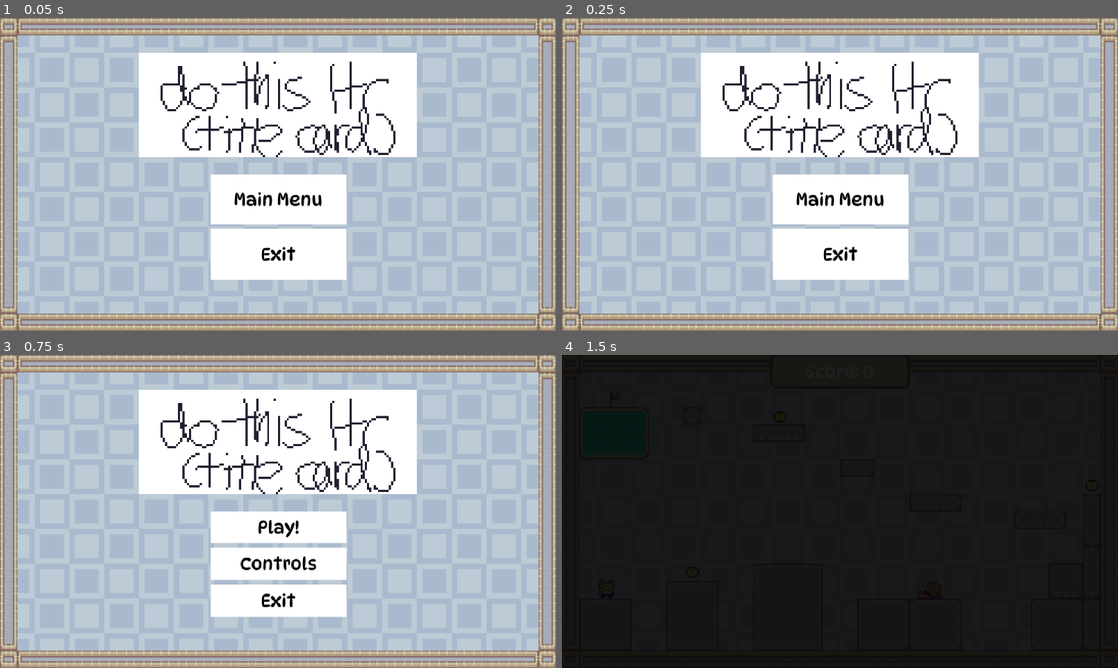
Above: before the commit, frames 1-4 (two rows, left to right).
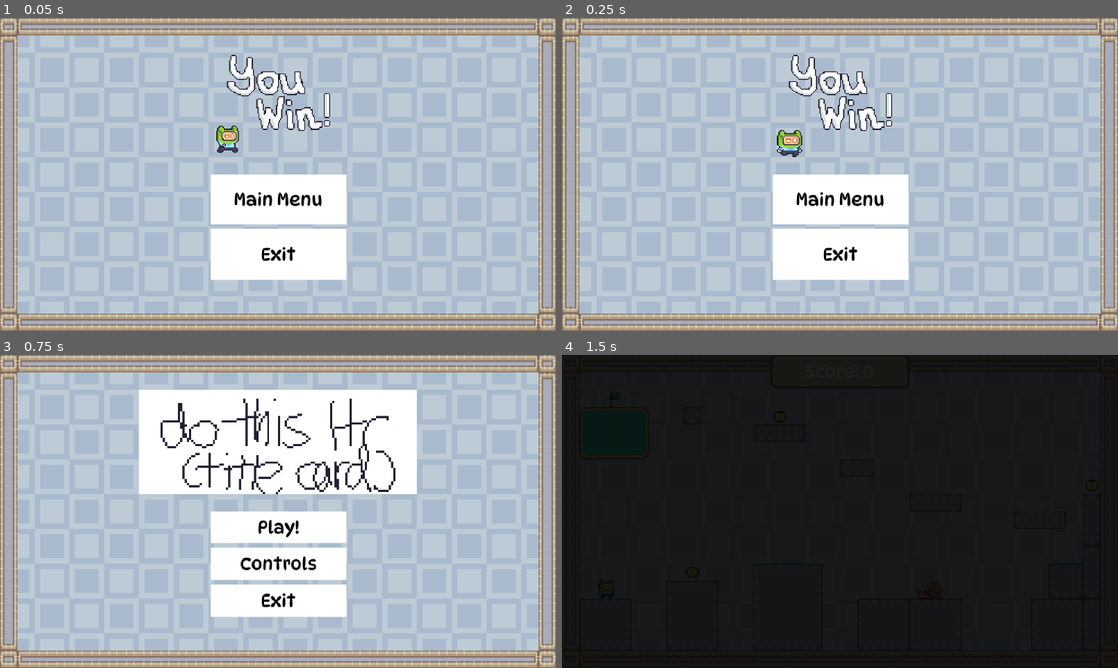
Above: after the commit, the same moments.

Repository: PokeGlitched/TheOutsideWorld
Game: Godot game, scene res://scenes/win.tscn
The game is run twice, just before and just after one commit, with the same random seed, the same clock (stepped at 60 frames per second) and the same inputs. This scene is started directly instead of the project's main scene.
Inputs:
- Up to frame 1 (0.05 s): no input
- Up to frame 2 (0.25 s): no input
- Up to frame 3 (0.75 s): click "Main Menu" at 0.5 s
- Up to frame 4 (1.5 s): click "Play!" at 1.25 s

The runs differ from the first frame. In frame 1, 16% of the frame differs, in the area x 25-75%, y 11-45%; in frame 2, 16%; in frame 3, nothing differs; in frame 4, nothing differs.

Commit message:
you win animated sprite + renamed some files

Diff:
--- a/scenes/mainmenu.tscn
+++ b/scenes/mainmenu.tscn
@@ -1,10 +1,11 @@
 [gd_scene format=3 uid="uid://cq3knir2njs6y"]
 
 [ext_resource type="Script" uid="uid://30cu8hw4ilrg" path="res://scripts/mainmenu.gd" id="1_3vvtq"]
-[ext_resource type="StyleBox" uid="uid://bpvpotjtw3p8x" path="res://assets/images/mainmenustuff/new_style_box_texture.tres" id="1_r3g3c"]
+[ext_resource type="StyleBox" uid="uid://bpvpotjtw3p8x" path="res://assets/images/mainmenustuff/bgtexture.tres" id="1_r3g3c"]
 [ext_resource type="Texture2D" uid="uid://c50hvyygpmrer" path="res://assets/images/mainmenustuff/placeholder.png" id="3_3vvtq"]
-[ext_resource type="Texture2D" uid="uid://bnhm4b6s8qprk" path="res://assets/images/mainmenustuff/mmborder_theoutsideworld.png" id="3_s5g8n"]
+[ext_resource type="Texture2D" uid="uid://bnhm4b6s8qprk" path="res://assets/images/mainmenustuff/mainmenuborder.png" id="3_s5g8n"]
 [ext_resource type="FontFile" uid="uid://c7fbp2fltylha" path="res://assets/fonts/DynaPuff-VariableFont_wdth,wght.ttf" id="4_s5g8n"]
+[ext_resource type="AudioStream" uid="uid://dvwm4xha1rki0" path="res://assets/sound/music.ogg" id="6_7yvfd"]
 
 [sub_resource type="StyleBoxFlat" id="StyleBoxFlat_r3g3c"]
 bg_color = Color(1, 1, 1, 1)
@@ -127,6 +128,13 @@
 grow_vertical = 2
 texture = ExtResource("3_3vvtq")
 
+[node name="Music" type="AudioStreamPlayer2D" parent="." unique_id=28117963]
+stream = ExtResource("6_7yvfd")
+volume_db = -15.0
+pitch_scale = 2.0
+autoplay = true
+max_distance = 4096.0
+
 [connection signal="pressed" from="VBoxContainer/start" to="." method="_on_start_pressed"]
 [connection signal="pressed" from="VBoxContainer/controls" to="." method="_on_controls_pressed"]
 [connection signal="pressed" from="VBoxContainer/exit" to="." method="_on_exit_pressed"]
--- a/scenes/win.tscn
+++ b/scenes/win.tscn
@@ -1,10 +1,11 @@
 [gd_scene format=3 uid="uid://dnc3bpoeh1r4h"]
 
 [ext_resource type="Script" uid="uid://pkiah2hthlkr" path="res://scripts/win.gd" id="1_tylv2"]
-[ext_resource type="StyleBox" uid="uid://bpvpotjtw3p8x" path="res://assets/images/mainmenustuff/new_style_box_texture.tres" id="2_5vxan"]
-[ext_resource type="Texture2D" uid="uid://bnhm4b6s8qprk" path="res://assets/images/mainmenustuff/mmborder_theoutsideworld.png" id="3_4826q"]
+[ext_resource type="StyleBox" uid="uid://bpvpotjtw3p8x" path="res://assets/images/mainmenustuff/bgtexture.tres" id="2_5vxan"]
+[ext_resource type="Texture2D" uid="uid://bnhm4b6s8qprk" path="res://assets/images/mainmenustuff/mainmenuborder.png" id="3_4826q"]
 [ext_resource type="FontFile" uid="uid://c7fbp2fltylha" path="res://assets/fonts/DynaPuff-VariableFont_wdth,wght.ttf" id="4_tylv2"]
-[ext_resource type="Texture2D" uid="uid://c50hvyygpmrer" path="res://assets/images/mainmenustuff/placeholder.png" id="5_d70ak"]
+[ext_resource type="Texture2D" uid="uid://b5ykjfiea2ifi" path="res://assets/images/mainmenustuff/youwinspritesheet.png" id="5_tylv2"]
+[ext_resource type="AudioStream" uid="uid://dvwm4xha1rki0" path="res://assets/sound/music.ogg" id="6_5vxan"]
 
 [sub_resource type="StyleBoxFlat" id="StyleBoxFlat_woh6y"]
 bg_color = Color(1, 1, 1, 1)
@@ -16,6 +17,98 @@
 bg_color = Color(0.7529412, 0.7529412, 0.7529412, 1)
 
 [sub_resource type="StyleBoxEmpty" id="StyleBoxEmpty_ir6vj"]
+
+[sub_resource type="AtlasTexture" id="AtlasTexture_5vxan"]
+atlas = ExtResource("5_tylv2")
+region = Rect2(0, 0, 128, 96)
+
+[sub_resource type="AtlasTexture" id="AtlasTexture_4826q"]
+atlas = ExtResource("5_tylv2")
+region = Rect2(128, 0, 128, 96)
+
+[sub_resource type="AtlasTexture" id="AtlasTexture_531e2"]
+atlas = ExtResource("5_tylv2")
+region = Rect2(256, 0, 128, 96)
+
+[sub_resource type="AtlasTexture" id="AtlasTexture_d70ak"]
+atlas = ExtResource("5_tylv2")
+region = Rect2(0, 96, 128, 96)
+
+[sub_resource type="AtlasTexture" id="AtlasTexture_woh6y"]
+atlas = ExtResource("5_tylv2")
+region = Rect2(128, 96, 128, 96)
+
+[sub_resource type="AtlasTexture" id="AtlasTexture_rx2gv"]
+atlas = ExtResource("5_tylv2")
+region = Rect2(256, 96, 128, 96)
+
+[sub_resource type="AtlasTexture" id="AtlasTexture_doh3d"]
+atlas = ExtResource("5_tylv2")
+region = Rect2(0, 192, 128, 96)
+
+[sub_resource type="AtlasTexture" id="AtlasTexture_ir6vj"]
+atlas = ExtResource("5_tylv2")
+region = Rect2(128, 192, 128, 96)
+
+[sub_resource type="AtlasTexture" id="AtlasTexture_5dn2x"]
+atlas = ExtResource("5_tylv2")
+region = Rect2(256, 192, 128, 96)
+
+[sub_resource type="AtlasTexture" id="AtlasTexture_inwc4"]
+atlas = ExtResource("5_tylv2")
+region = Rect2(0, 288, 128, 96)
+
+[sub_resource type="AtlasTexture" id="AtlasTexture_dprdm"]
+atlas = ExtResource("5_tylv2")
+region = Rect2(128, 288, 128, 96)
+
+[sub_resource type="AtlasTexture" id="AtlasTexture_1sfkf"]
+atlas = ExtResource("5_tylv2")
+region = Rect2(256, 288, 128, 96)
+
+[sub_resource type="SpriteFrames" id="SpriteFrames_3wllo"]
+animations = [{
+"frames": [{
+"duration": 1.0,
+"texture": SubResource("AtlasTexture_5vxan")
+}, {
+"duration": 1.0,
+"texture": SubResource("AtlasTexture_4826q")
+}, {
+"duration": 1.0,
+"texture": SubResource("AtlasTexture_531e2")
+}, {
+"duration": 1.0,
+"texture": SubResource("AtlasTexture_d70ak")
+}, {
+"duration": 1.0,
+"texture": SubResource("AtlasTexture_woh6y")
+}, {
+"duration": 1.0,
+"texture": SubResource("AtlasTexture_rx2gv")
+}, {
+"duration": 1.0,
+"texture": SubResource("AtlasTexture_doh3d")
+}, {
+"duration": 1.0,
+"texture": SubResource("AtlasTexture_ir6vj")
+}, {
+"duration": 1.0,
+"texture": SubResource("AtlasTexture_5dn2x")
+}, {
+"duration": 1.0,
+"texture": SubResource("AtlasTexture_inwc4")
+}, {
+"duration": 1.0,
+"texture": SubResource("AtlasTexture_dprdm")
+}, {
+"duration": 1.0,
+"texture": SubResource("AtlasTexture_1sfkf")
+}],
+"loop": 1,
+"name": &"default",
+"speed": 20.0
+}]
 
 [node name="Win" type="Control" unique_id=303680131]
 layout_mode = 3
@@ -94,20 +187,18 @@
 theme_override_styles/focus = SubResource("StyleBoxEmpty_ir6vj")
 text = "Exit"
 
-[node name="TextureRect" type="TextureRect" parent="." unique_id=597630226]
-layout_mode = 1
-anchors_preset = -1
-anchor_left = 0.5
-anchor_top = 0.44500002
-anchor_right = 0.5
-anchor_bottom = 0.44500002
-offset_left = -128.0
-offset_top = -96.16
-offset_right = 128.0
-offset_bottom = -0.16000366
-grow_horizontal = 2
-grow_vertical = 2
-texture = ExtResource("5_d70ak")
+[node name="AnimatedSprite2D" type="AnimatedSprite2D" parent="." unique_id=842375343]
+position = Vector2(257, 80)
+sprite_frames = SubResource("SpriteFrames_3wllo")
+autoplay = "default"
+frame_progress = 0.57773304
+
+[node name="Music" type="AudioStreamPlayer2D" parent="." unique_id=1353650704]
+stream = ExtResource("6_5vxan")
+volume_db = -15.0
+pitch_scale = 2.0
+autoplay = true
+max_distance = 4096.0
 
 [connection signal="pressed" from="VBoxContainer/mm" to="." method="_on_mm_pressed"]
 [connection signal="pressed" from="VBoxContainer/exit" to="." method="_on_exit_pressed"]
Binary file added: assets/images/mainmenustuff/New Piskel.gif
Renamed: assets/images/mainmenustuff/new_style_box_texture.tres -> assets/images/mainmenustuff/bgtexture.tres
Renamed: assets/images/mainmenustuff/mmborder_theoutsideworld.png -> assets/images/mainmenustuff/mainmenuborder.png
Not shown, added: assets/images/mainmenustuff/mainmenuborder.png.import
Binary file added: assets/images/mainmenustuff/youwinspritesheet.png
Not shown, changed: assets/images/mainmenustuff/youwinspritesheet.png.import
